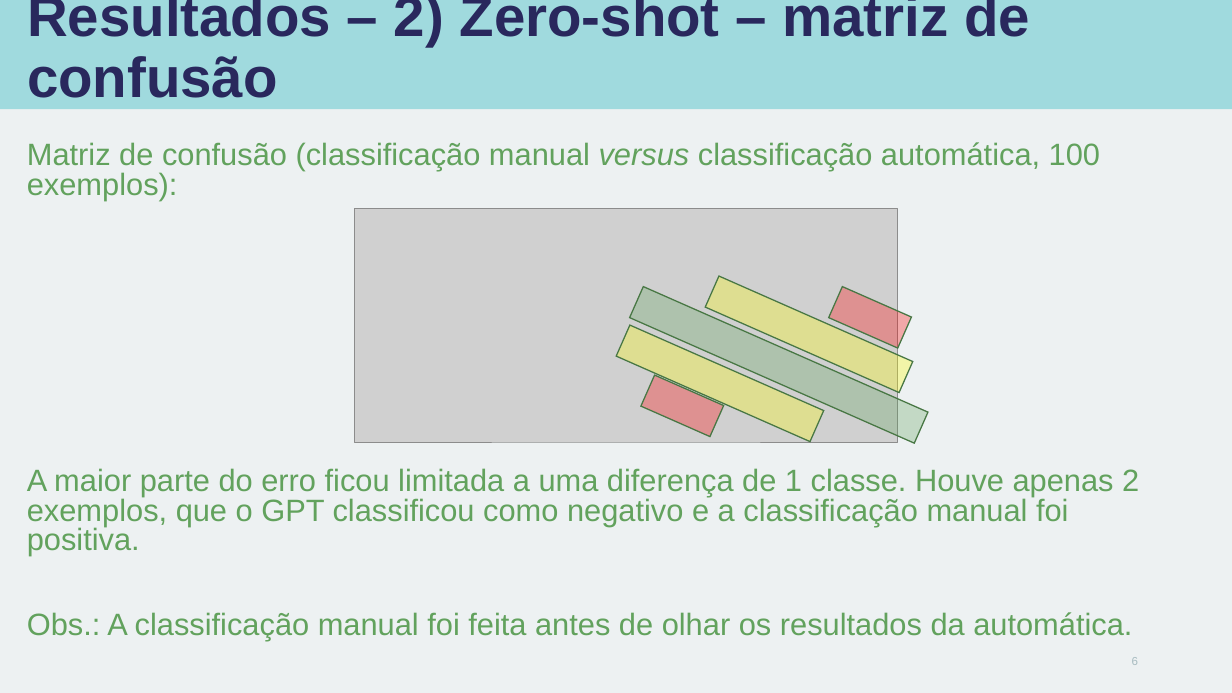
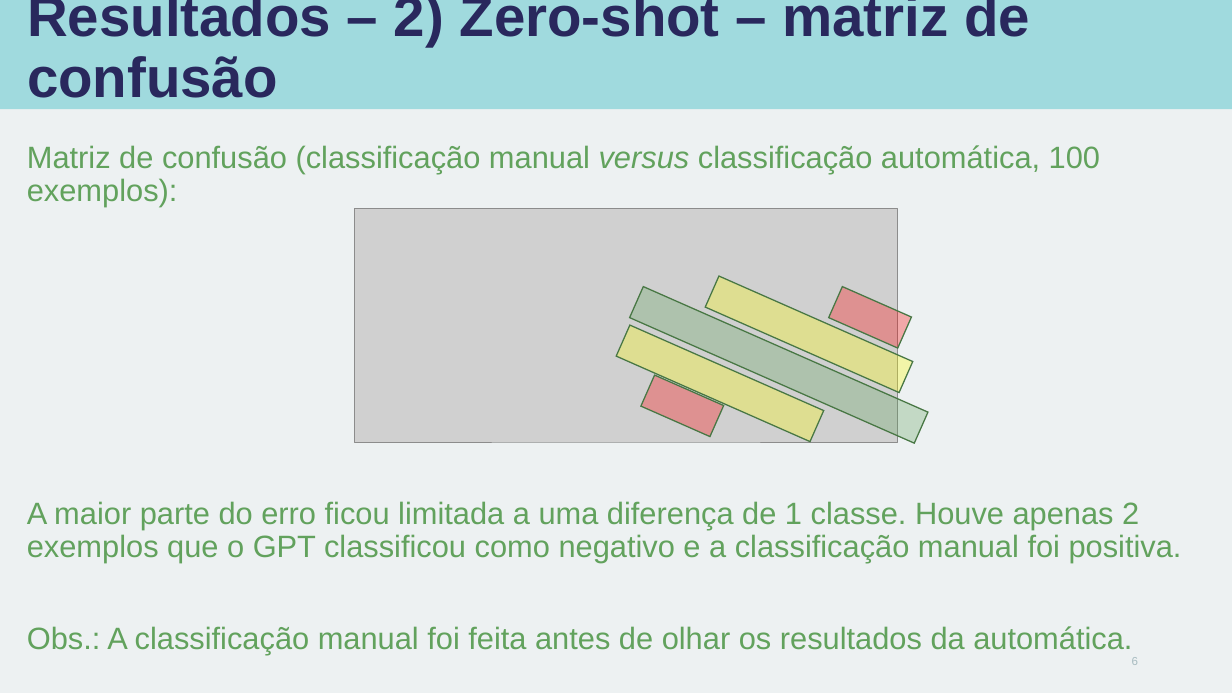
Before and after one commit to carisio/IA368-DD_deep_learning_busca, a slide deck: slide 6 of 3 - few-shot/notebook/apresentacao_notebook_classificacao_resenhas.pptx. Drawn at 1232x693 pixels with LibreOffice and Linux fonts; fonts in the diff are those of the drawing; grey boxes stand for pictures. Boxes give left, top, right and bottom in pixels: in the first picture for what was removed or moved away, otherwise in the second. Text is boxed around its words. In the diff, an @@ line names an element or a change of style, - is before the commit and + after.

```diff
--- a/3 - few-shot/notebook/apresentacao_notebook_classificacao_resenhas.pptx
+++ b/3 - few-shot/notebook/apresentacao_notebook_classificacao_resenhas.pptx
@@ text at (27,145,1132,655): line spacing 0.8 to 0.9 @@
@@ text at (27,501,1182,563): text changed @@
-A maior parte do erro ficou limitada a uma diferença de 1 classe. Houve apenas 2 exemplos, que o GPT classificou como negativo e a classificação manual foi positiva.
+A maior parte do erro ficou limitada a uma diferença de 1 classe. Houve apenas 2 exemplos que o GPT classificou como negativo e a classificação manual foi positiva.
```
Also in this commit, not shown: 3 other slides changed, 3 other files.
